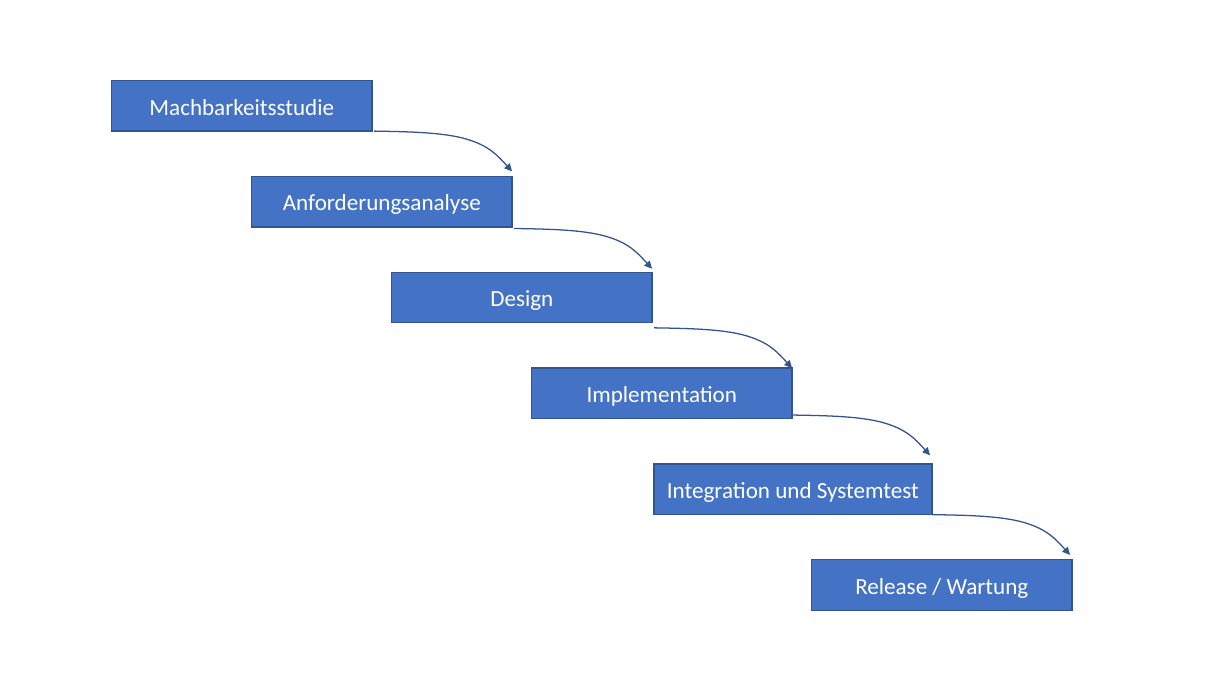
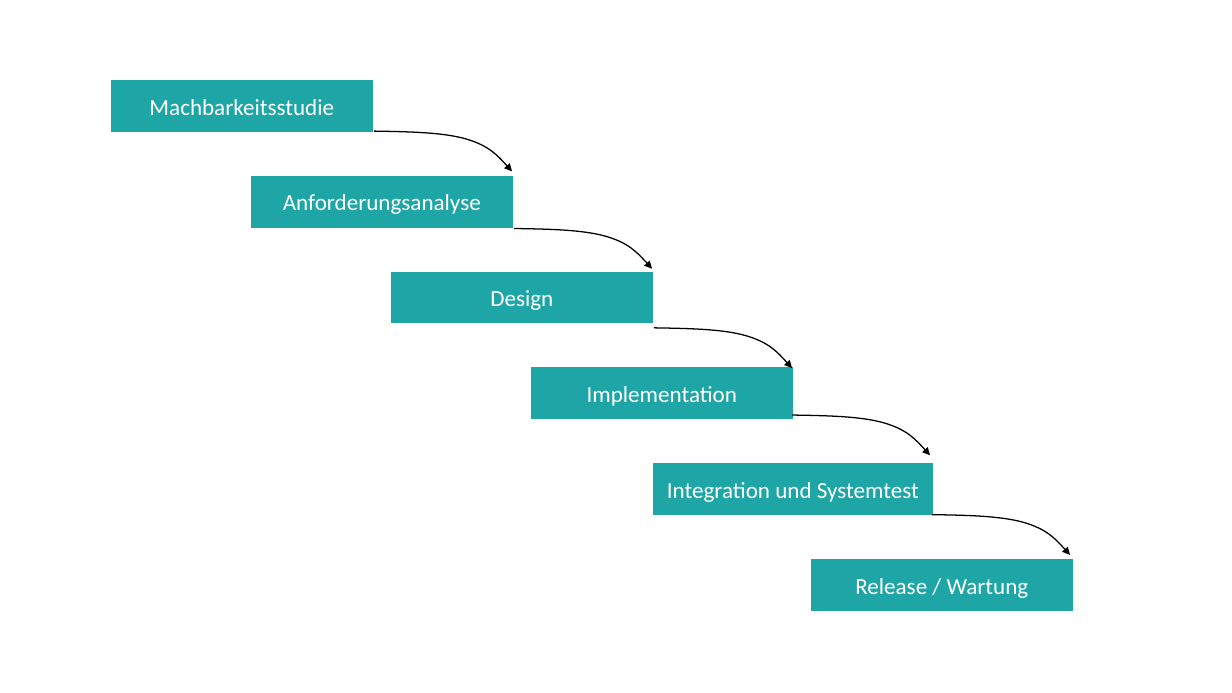
Before and after one commit to unibas-marcelluethi/software-engineering, a slide deck: slide 77 of docs/slides/drawings/graphics.pptx. Drawn at 1232x693 pixels with LibreOffice and Linux fonts; fonts in the diff are those of the drawing. Boxes give left, top, right and bottom in pixels: in the first picture for what was removed or moved away, otherwise in the second. Text is boxed around its words. In the diff, an @@ line names an element or a change of style, - is before the commit and + after.

```diff
--- a/docs/slides/drawings/graphics.pptx
+++ b/docs/slides/drawings/graphics.pptx
@@ outline #325491 1 pt to #000000 1 pt in 5 elements at [374, 131, 512, 172], [514, 228, 652, 269], [654, 328, 792, 369], [792, 415, 930, 456], [933, 515, 1070, 555] @@
@@ fill #4472C4 to #1EA5A5; outline #325491 1 pt to #1EA5A5 1 pt in 6 elements at [112, 80, 372, 131], [251, 177, 512, 227], [392, 273, 653, 323], [531, 368, 792, 419], [654, 464, 933, 515], [811, 560, 1072, 611] @@
```
Also in this commit, not shown: 5 other slides changed, 13 other files.
